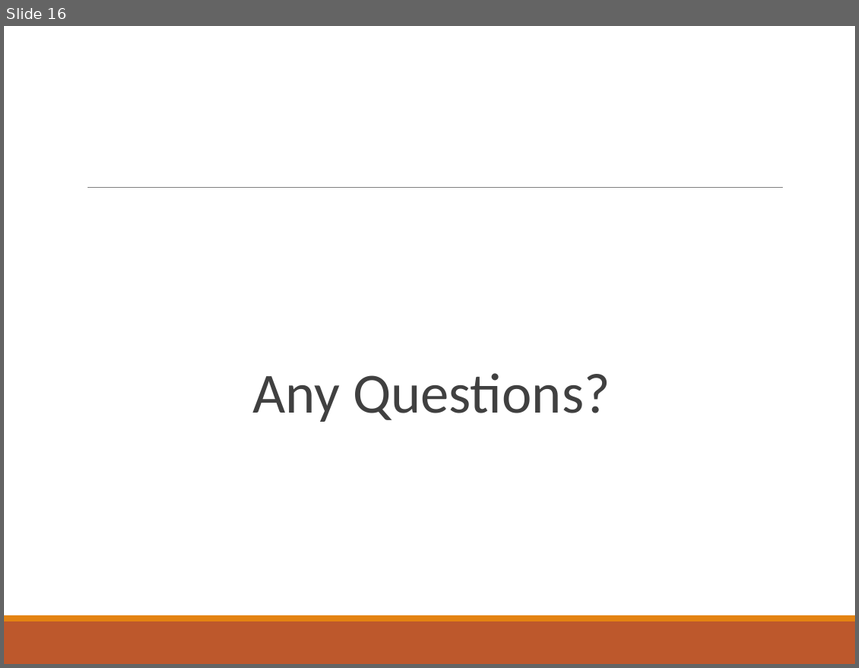
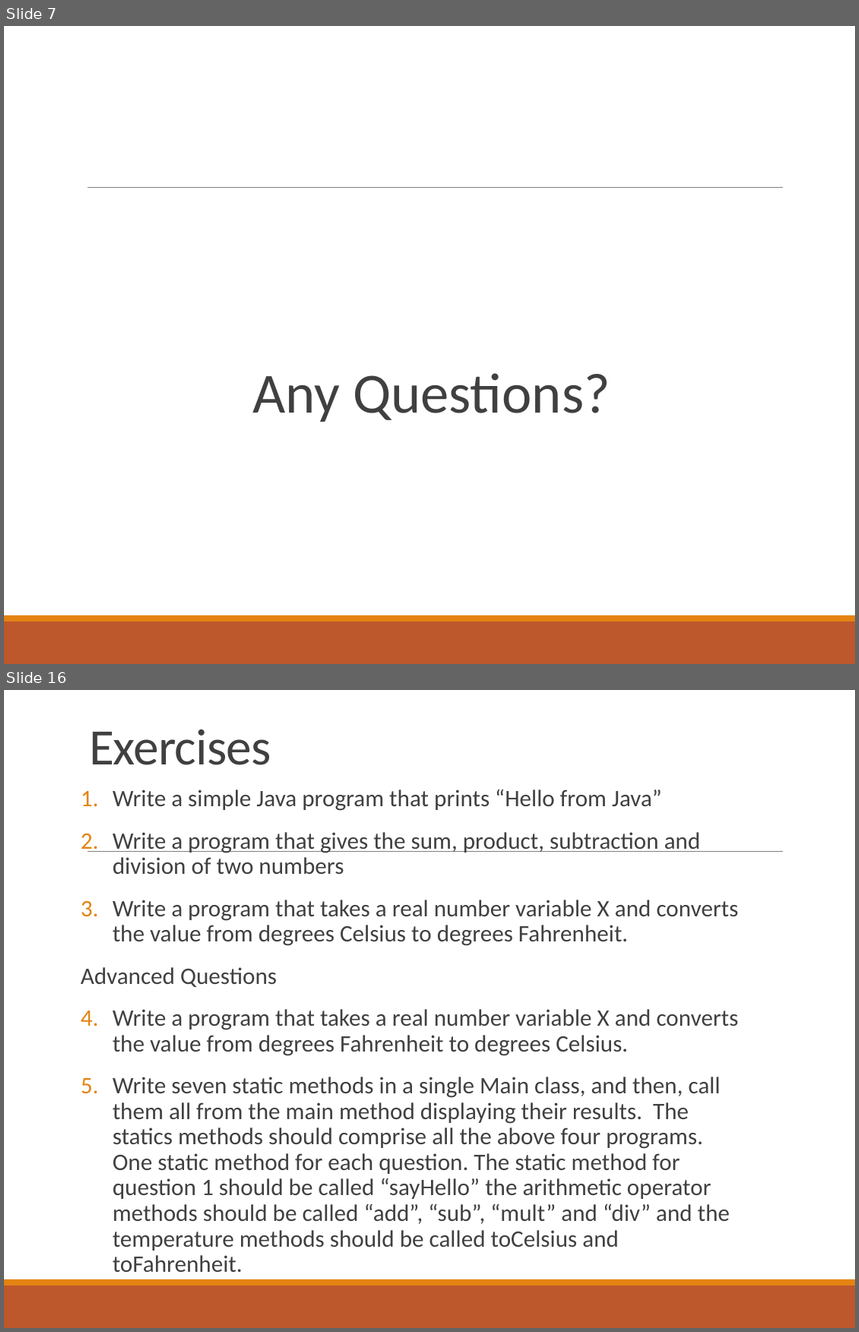
Before and after one commit to deeperj/dillinger, a slide deck: thesis/ukapp2/wqu_isc/sofware_design/Lesson 1 - Java.pptx. Shown one above the other, each under a label of ours: slide 16 before the commit, slides 7 and 16 after it; the slides between them are not shown. The pictures are 859x668 and 859x1332 pixels, drawn with LibreOffice and Linux fonts; fonts in the diff are those of the drawing. Boxes give left, top, right and bottom in pixels: in the first picture for what was removed or moved away, otherwise in the second. Text is boxed around its words. In the diff, an @@ line names an element or a change of style, - is before the commit and + after.

Commit message:
java01

```diff
--- a/thesis/ukapp2/wqu_isc/sofware_design/Lesson 1 - Java.pptx
+++ b/thesis/ukapp2/wqu_isc/sofware_design/Lesson 1 - Java.pptx
@@ slide 16 added at (4, 690, 855, 1328), background #FFFFFF; not listed: 3 template elements that a slide beside it also shows @@
@@ title added at (89, 730, 272, 765), 43.2 pt, text #404040 @@
+Exercises
@@ text added at (81, 789, 739, 1248), 20 pt, text #404040 @@
+1. Write a simple Java program that prints “Hello from Java”
+2. Write a program that gives the sum, product, subtraction and division of two numbers
+3. Write a program that takes a real number variable X and converts the value from degrees Celsius to degrees Fahrenheit.
+Advanced Questions
+1. Write a program that takes a real number variable X and converts the value from degrees Fahrenheit to degrees Celsius.
+2. Write seven static methods in a single Main class, and then, call them all from the main method displaying their results. The statics methods should comprise all the above four programs. One static method for each question. The static method for question 1 should be called “sayHello” the arithmetic operator methods should be called “add”, “sub”, “mult” and “div” and the temperature methods should be called toCelsius and toFahrenheit.
@@ what was slide 16 is now slide 7 @@
```
Also in this commit, not shown: 3 slides changed, 11 other slides added, 12 slides removed, 5 other files.
